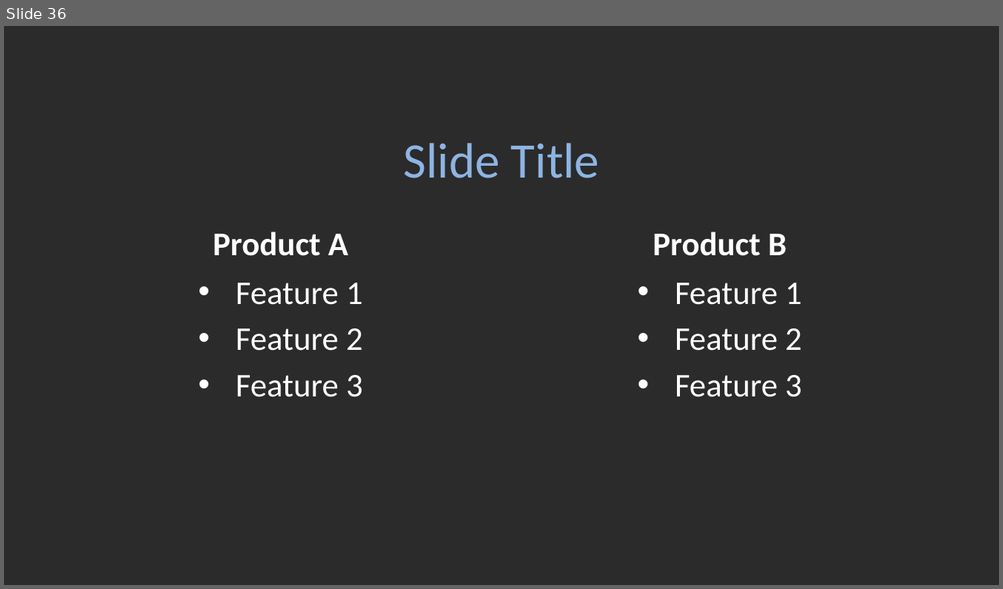
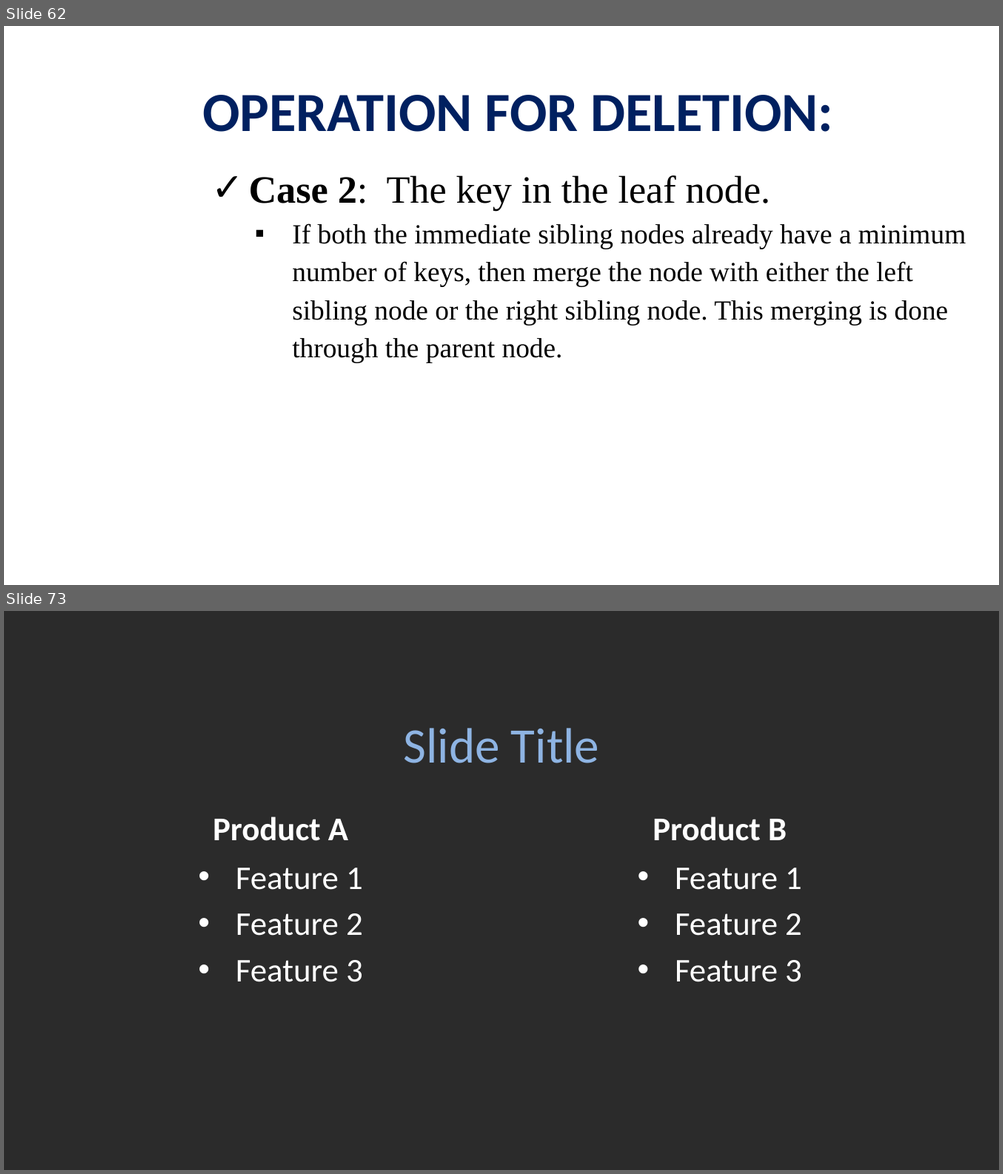
Before and after one commit to viettungvuong/Seminar, a slide deck: Seminar.pptx. Shown one above the other, each under a label of ours: slide 36 before the commit, slides 62 and 73 after it; the slides between them are not shown. The pictures are 1003x589 and 1003x1174 pixels, drawn with LibreOffice and Linux fonts; fonts in the diff are those of the drawing; background and template pictures are left out; a plain dark background stands for a picture behind light text. Boxes give left, top, right and bottom in pixels: in the first picture for what was removed or moved away, otherwise in the second. Text is boxed around its words. In the diff, an @@ line names an element or a change of style, - is before the commit and + after.

```diff
--- a/Seminar.pptx
+++ b/Seminar.pptx
@@ slide 62 added at box(4, 26, 999, 585), background picture (left out) @@
@@ title added at box(202, 95, 833, 132), 40 pt, text #002060, bold @@
+OPERATION FOR DELETION:
@@ text added at box(249, 175, 965, 363), 20 pt, text #000000 @@
+✓ Case 2: The key in the leaf node.
+  ▪ If both the immediate sibling nodes already have a minimum number of keys, then merge the node with either the left sibling node or the right sibling node. This merging is done through the parent node.
@@ what was slide 36 is now slide 73 @@
```
Also in this commit, not shown: 1 slide changed, 36 other slides added, 1 slide removed, 1 other file.
